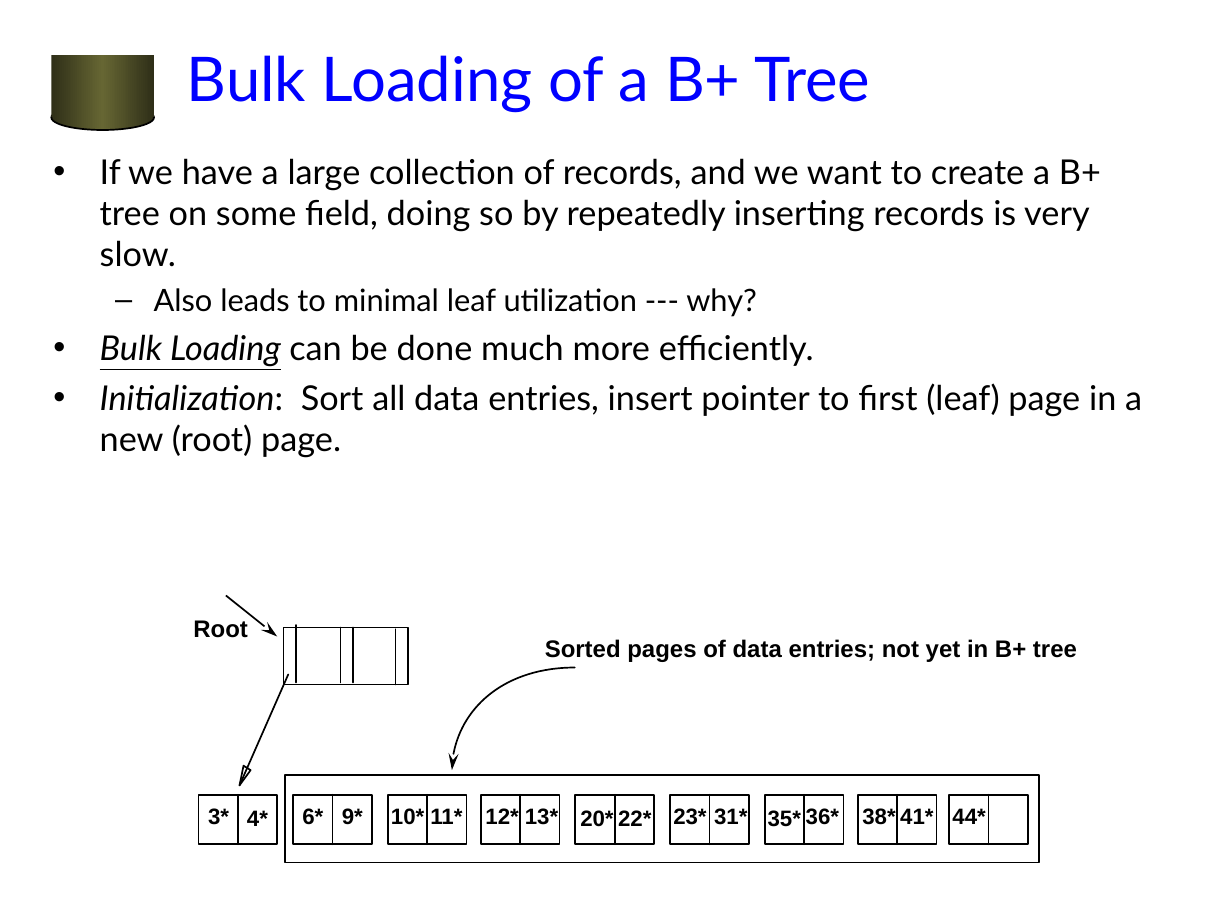
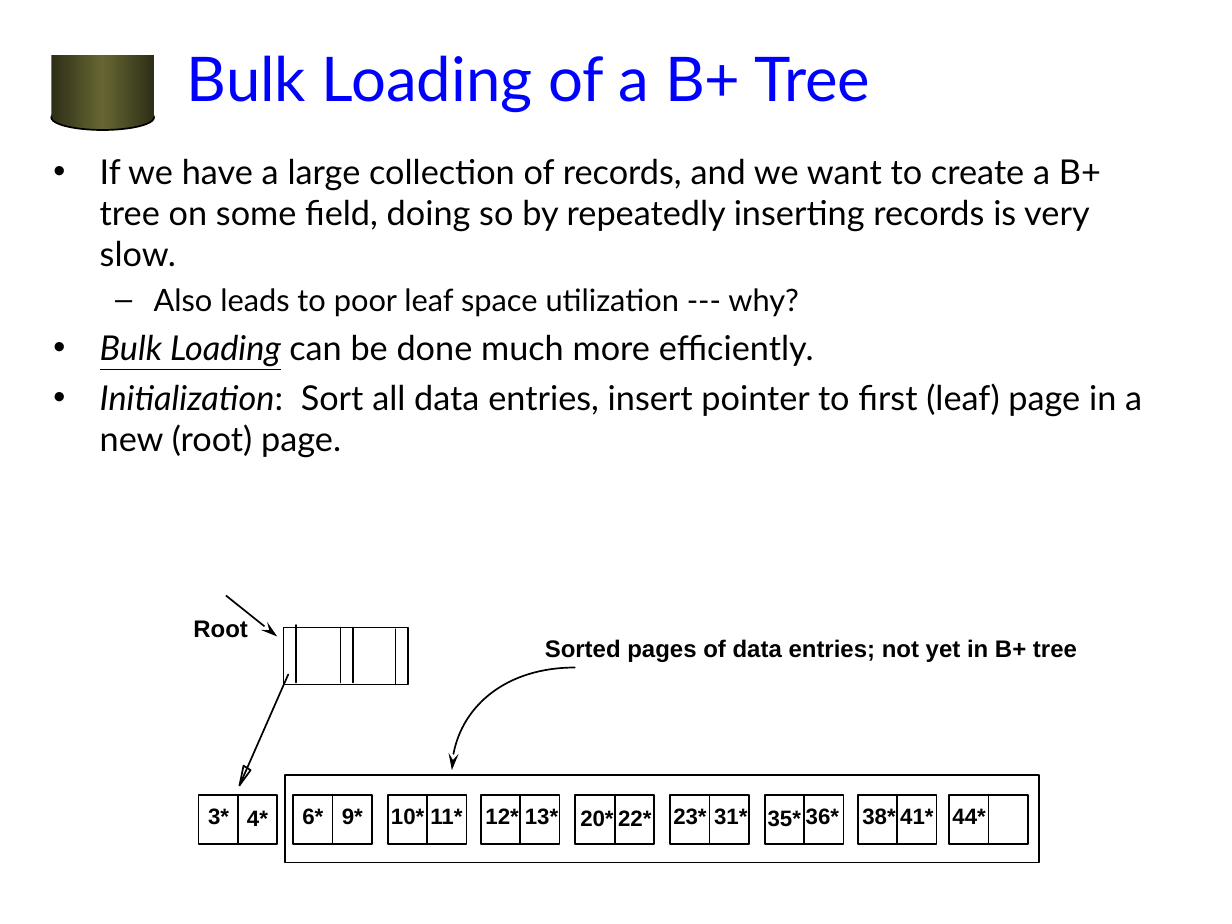
Before and after one commit to jhellerstein/cs186-07, a slide deck: slide 28 of lecs/07-Tree-Indexes.ppt. Drawn at 1232x924 pixels with LibreOffice and Linux fonts; fonts in the diff are those of the drawing; background and template pictures are left out. Boxes give left, top, right and bottom in pixels: in the first picture for what was removed or moved away, otherwise in the second. Text is boxed around its words. In the diff, an @@ line names an element or a change of style, - is before the commit and + after.

```diff
--- a/lecs/07-Tree-Indexes.ppt
+++ b/lecs/07-Tree-Indexes.ppt
@@ text at (x1=154, y1=288, x2=799, y2=317): text changed @@
-  – Also leads to minimal leaf utilization --- why?
+  – Also leads to poor leaf space utilization --- why?
```
Also in this commit, not shown: 4 other slides changed, 5 other files.
